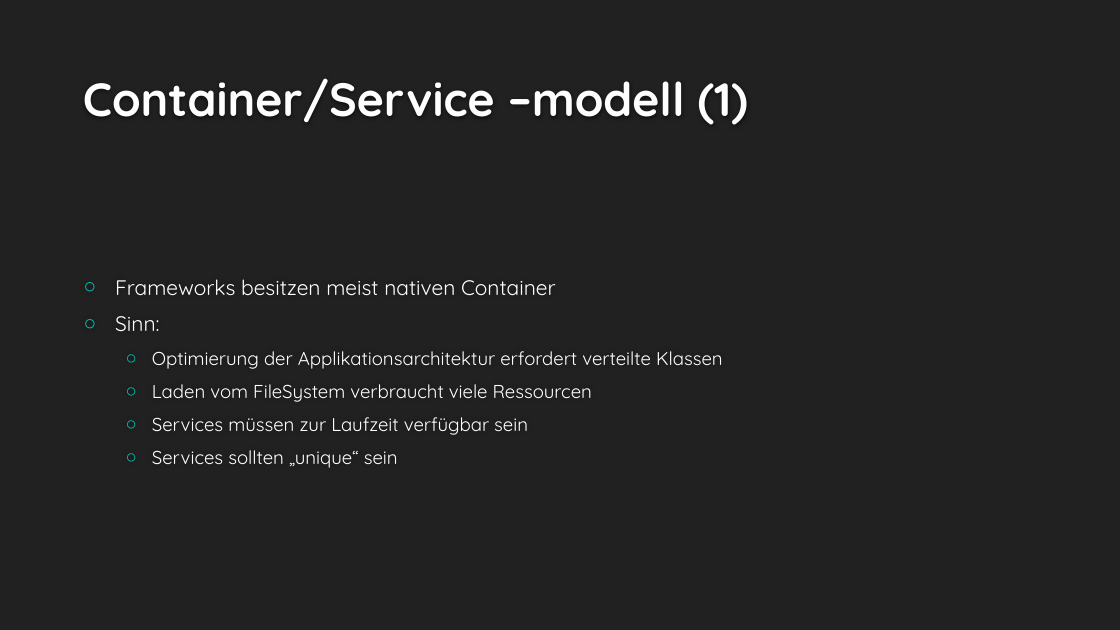
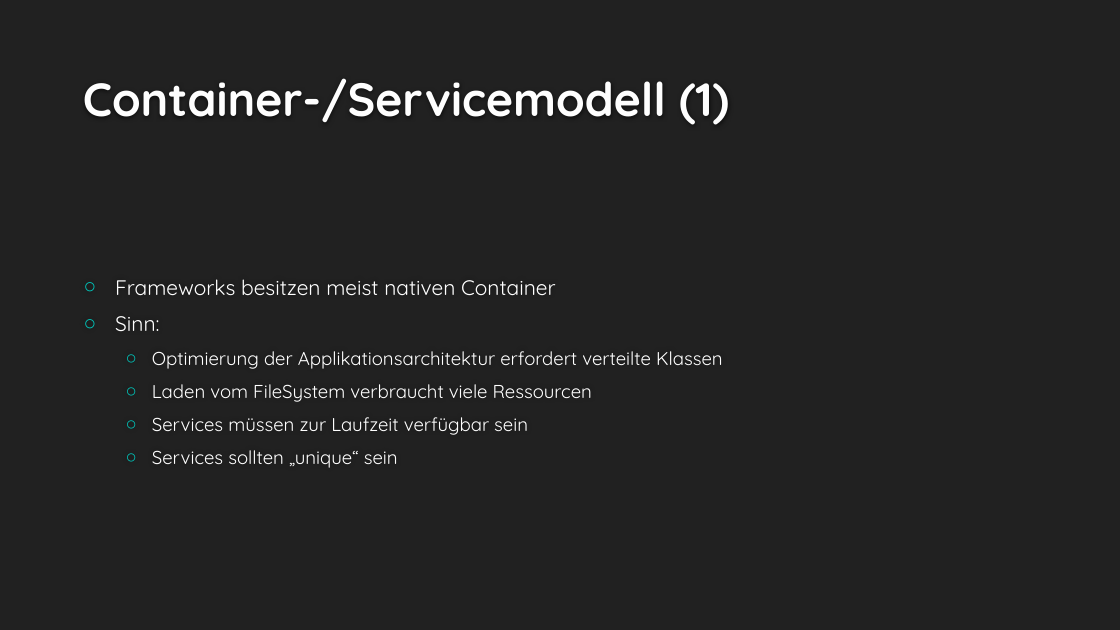
Before and after one commit to MarioCake/AS_Abgaben, a slide deck: slide 18 of Projekt/Präsentation/Cookie Clicker.pptx (slide 8 before the commit). Drawn at 1120x630 pixels with LibreOffice and Linux fonts; fonts in the diff are those of the drawing; background and template pictures are left out. Boxes give left, top, right and bottom in pixels: in the first picture for what was removed or moved away, otherwise in the second. Text is boxed around its words. In the diff, an @@ line names an element or a change of style, - is before the commit and + after.

```diff
--- a/Projekt/Präsentation/Cookie Clicker.pptx
+++ b/Projekt/Präsentation/Cookie Clicker.pptx
@@ title at <box>83,78,729,125</box>: text changed @@
-Container/Service –modell (1)
+Container-/Servicemodell (1)
```
Also in this commit, not shown: 4 other slides changed, 12 slides added.
